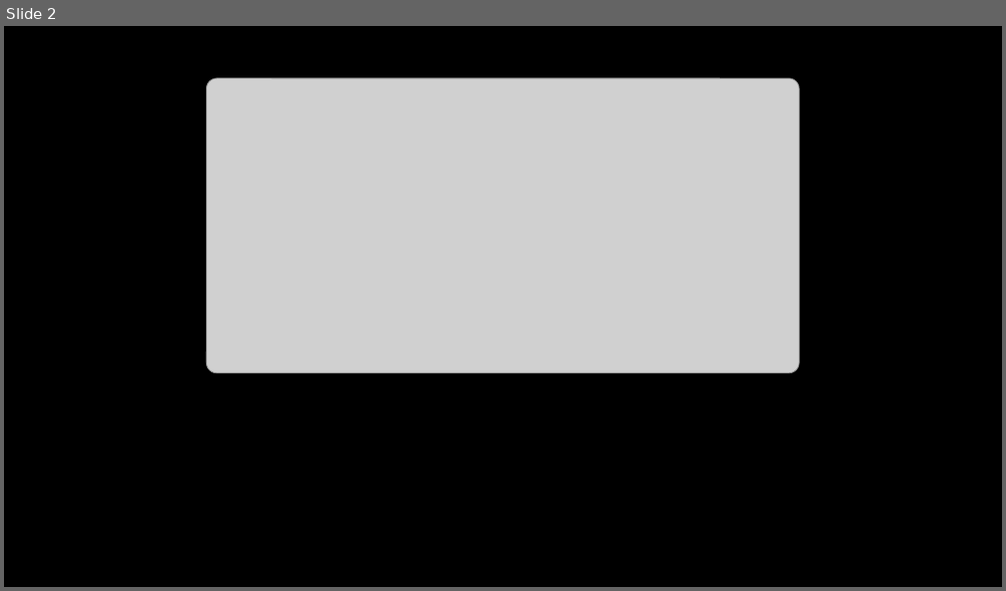
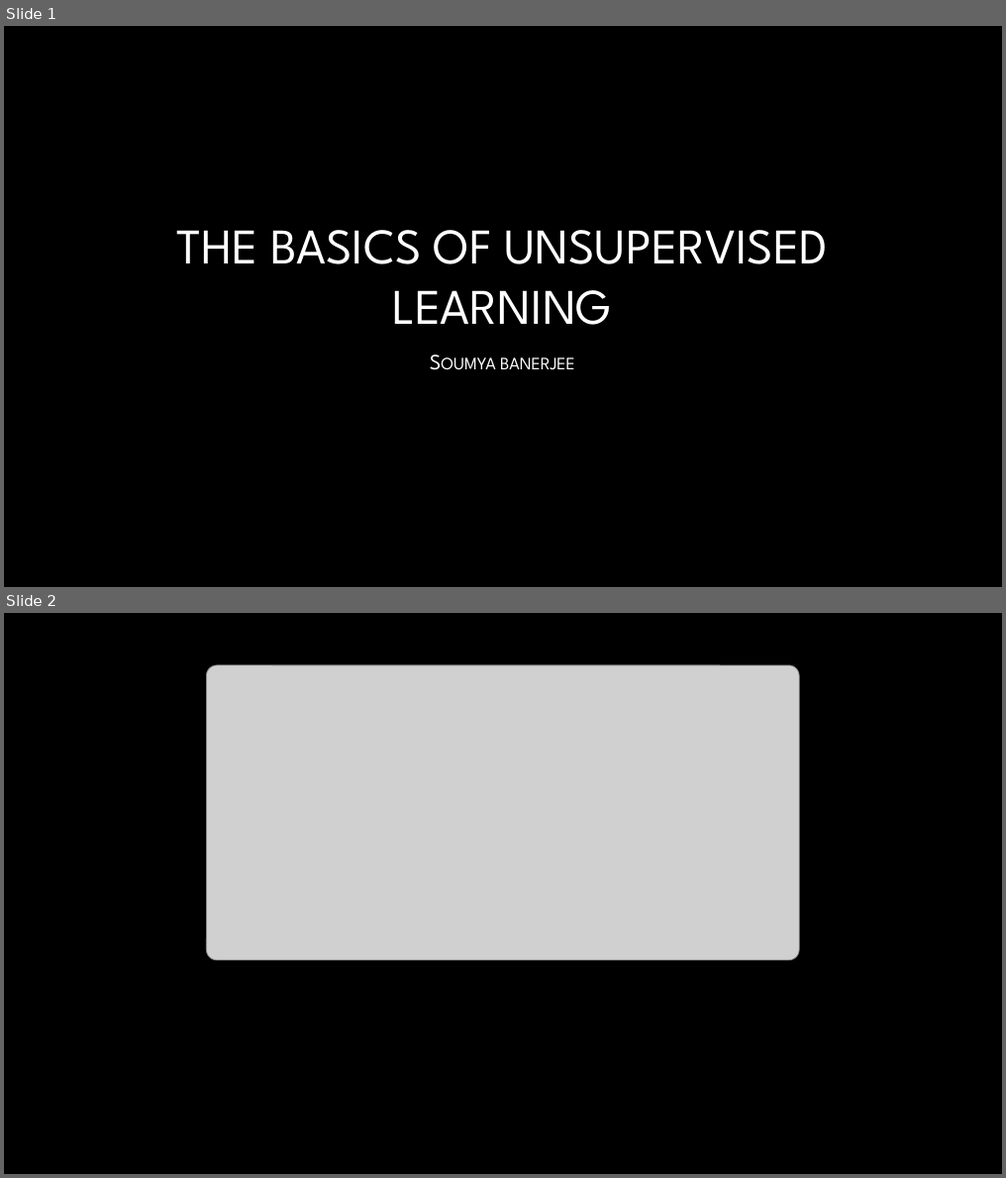
Before and after one commit to neelsoumya/visualization_lecture, a slide deck: Presentation_intro.pptx. Shown one above the other, each under a label of ours: slide 2 before the commit, slides 1 and 2 after it. The pictures are 1006x591 and 1006x1178 pixels, drawn with LibreOffice and Linux fonts; fonts in the diff are those of the drawing; grey boxes stand for pictures; background and template pictures are left out. Boxes give left, top, right and bottom in pixels: in the first picture for what was removed or moved away, otherwise in the second. Text is boxed around its words. In the diff, an @@ line names an element or a change of style, - is before the commit and + after.

```diff
--- a/Presentation_intro.pptx
+++ b/Presentation_intro.pptx
@@ slide 1 added at (4, 26, 1002, 587), background picture (left out) @@
@@ title added at (176, 230, 828, 325), 48 pt, text gradient #FFFFFF to #A6A6A6 @@
+THE BASICS OF UNSUPERVISED LEARNING
@@ subtitle added at (500, 358, 575, 370), 21 pt, text gradient #FFFFFF to #BFBFBF, small capitals @@
+Soumya banerjee
```
Also in this commit, not shown: 3 other slides added.
